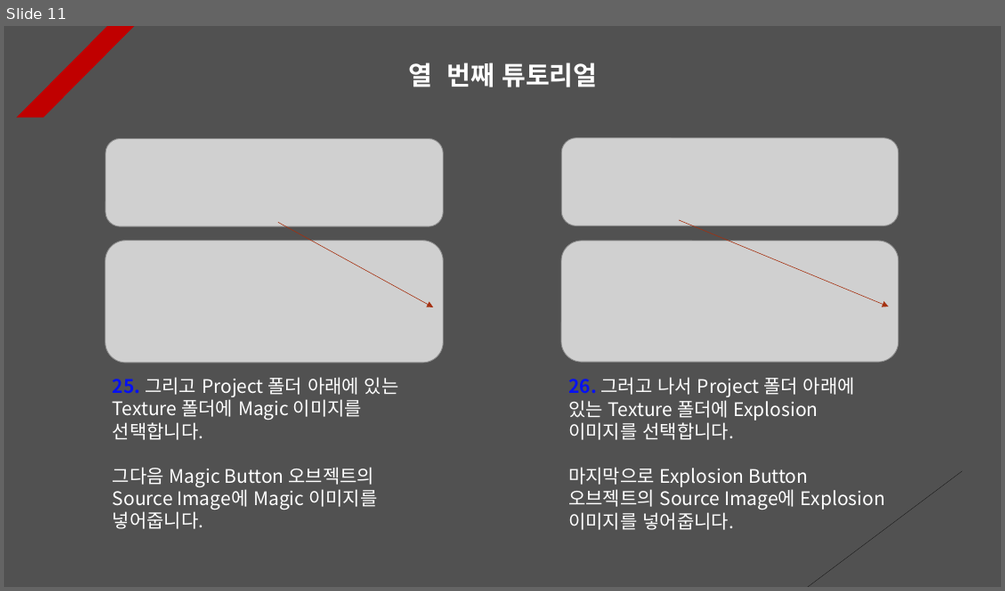
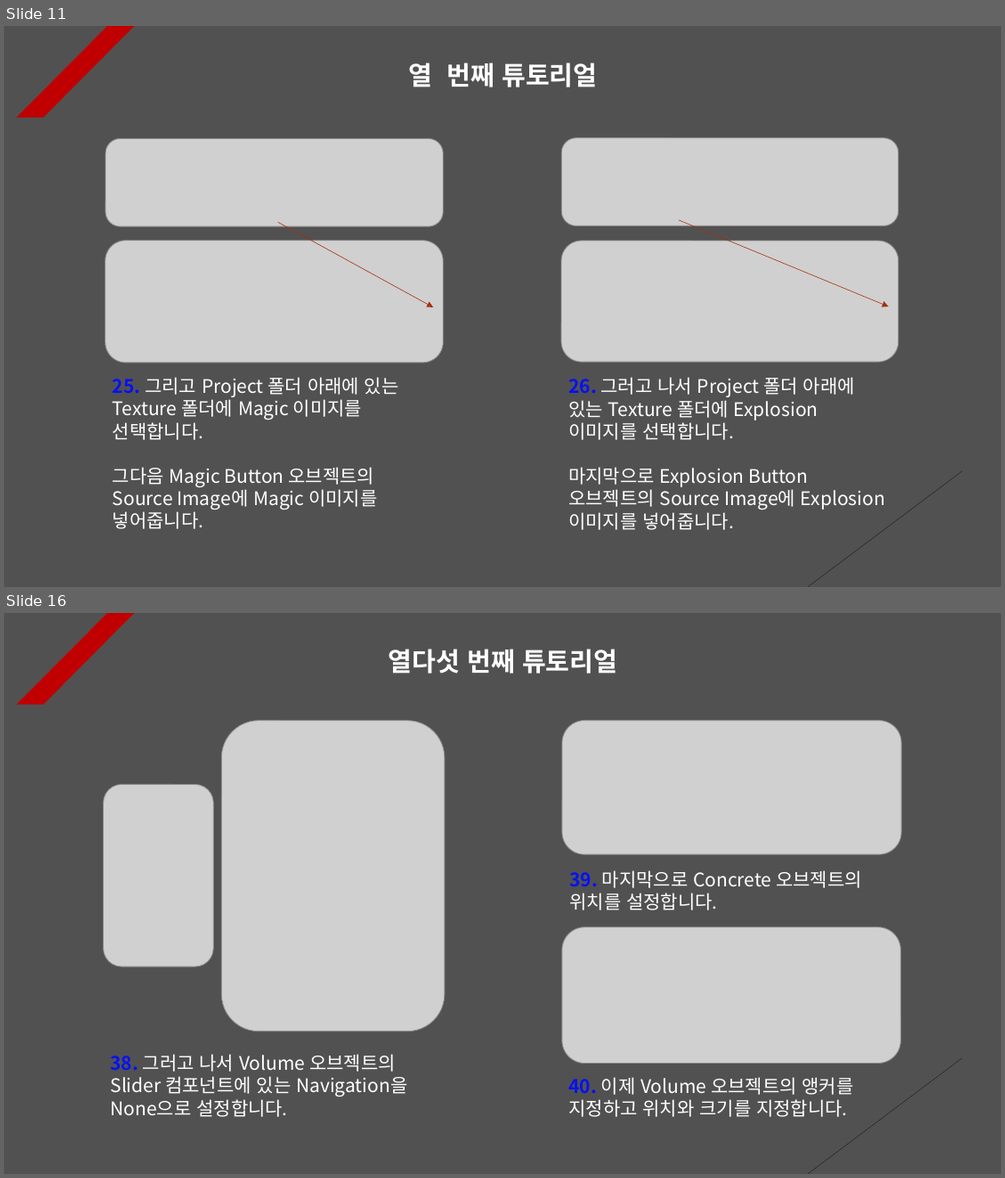
Before and after one commit to Unity2033/3D-UnityEngine, a slide deck: Assets/Class/Sound/PPT Data/Sound Example.pptx. Shown one above the other, each under a label of ours: slide 11 before the commit, slides 11 and 16 after it; the slides between them are not shown. The pictures are 1005x591 and 1005x1178 pixels, drawn with LibreOffice and Linux fonts; fonts in the diff are those of the drawing; grey boxes stand for pictures. Boxes give left, top, right and bottom in pixels: in the first picture for what was removed or moved away, otherwise in the second. Text is boxed around its words. In the diff, an @@ line names an element or a change of style, - is before the commit and + after.

```diff
--- a/Assets/Class/Sound/PPT Data/Sound Example.pptx
+++ b/Assets/Class/Sound/PPT Data/Sound Example.pptx
@@ slide 16 added at <box>4,613,1001,1174</box>, background #515151; not listed: 2 template elements that a slide beside it also shows @@
@@ text added at <box>388,649,617,674</box>, 25 pt, text #FFFFFF, bold @@
+열다섯 번째 튜토리얼
@@ picture added at <box>222,721,445,1031</box> @@
@@ picture added at <box>562,721,901,854</box> @@
@@ picture added at <box>104,784,213,966</box> @@
@@ text added at <box>569,870,862,910</box>, 18 pt, text #FFFFFF @@
+39. 마지막으로 Concrete 오브젝트의 위치를 설정합니다.
@@ picture added at <box>562,927,900,1063</box> @@
@@ text added at <box>111,1054,407,1117</box>, 18 pt, text #FFFFFF @@
+38. 그러고 나서 Volume 오브젝트의 Slider 컴포넌트에 있는 Navigation을 None으로 설정합니다.
@@ text added at <box>568,1077,854,1117</box>, 18 pt, text #FFFFFF @@
+40. 이제 Volume 오브젝트의 앵커를 지정하고 위치와 크기를 지정합니다.
```
Also in this commit, not shown: 4 slides changed, 2 other slides added, 13 other files.
